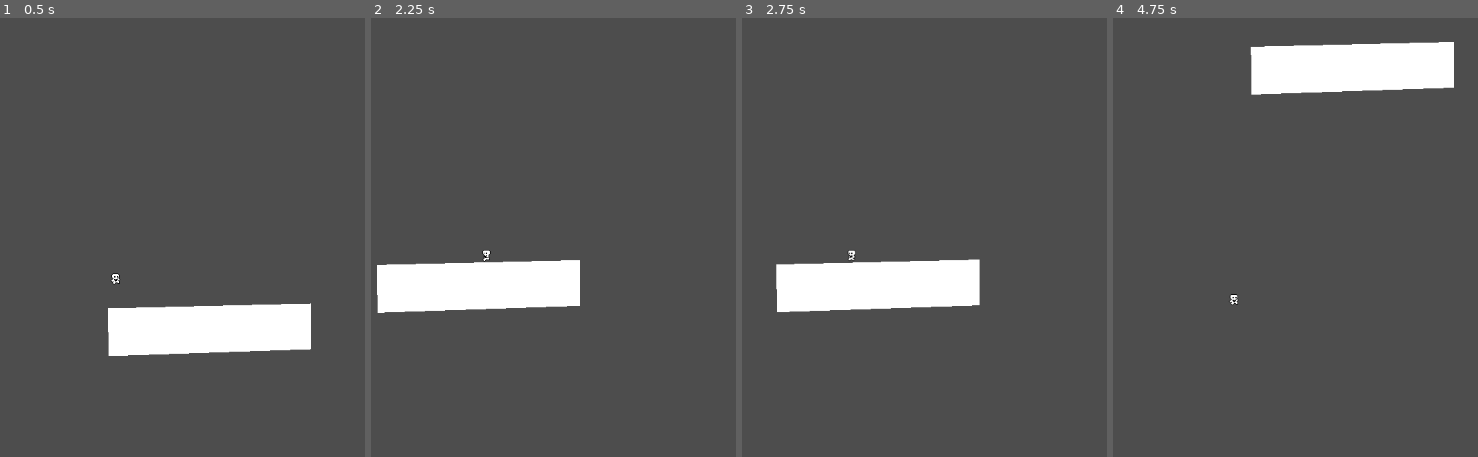
Above: before the commit, frames 1-4 (left to right).
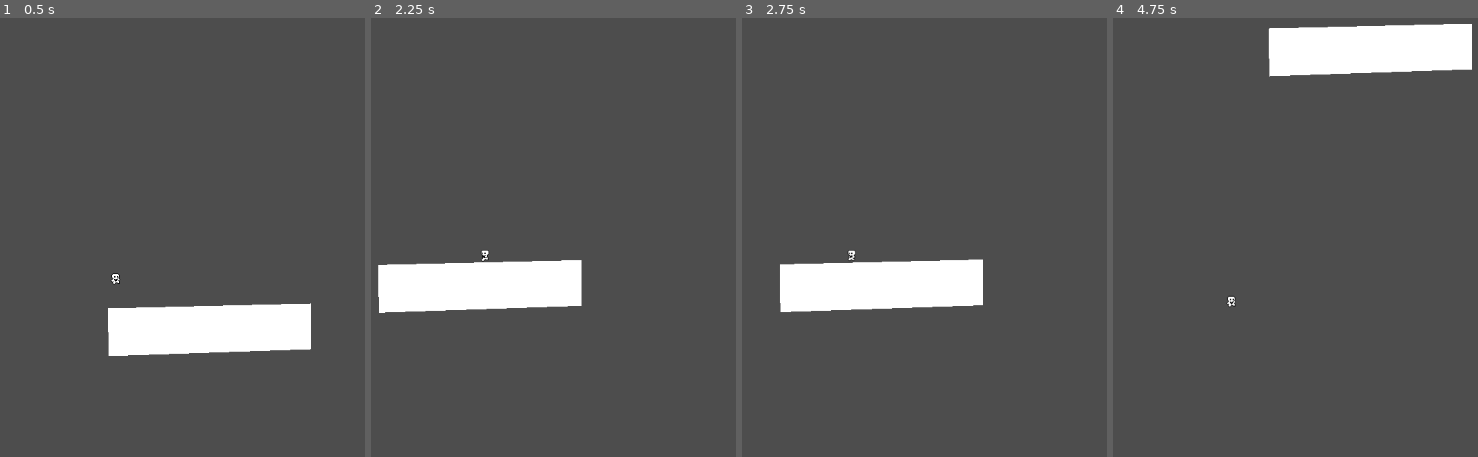
Above: after the commit, the same moments.

Repository: alwong18/AnimalExplorer
Game: Godot game, scene res://Scenes/World.tscn
The game is run twice, just before and just after one commit, with the same random seed, the same clock (stepped at 60 frames per second) and the same inputs. This scene is started directly instead of the project's main scene.
Inputs:
- Up to frame 1 (0.5 s): no input
- Up to frame 2 (2.25 s): hold Right (move_right) 0.53-2.03 s; tap Up (move_up) at 0.6, 0.77, 1.07, 1.35, 1.52, 1.82, 2.1 s; hold Left (move_left) from 2.03 s (still down)
- Up to frame 3 (2.75 s): keep holding Left (move_left)
- Up to frame 4 (4.75 s): tap Up (move_up) at 2.85, 3.02, 3.32, 3.6, 3.77, 4.07, 4.35, 4.52 s; release Left (move_left) at 4.28 s; hold Right (move_right) from 4.28 s (still down)

Frame 1 is identical in both runs. In frame 2, 0.2% of the frame differs, in the area x 1-58%, y 52-68%; in frame 3, 0.2%; in frame 4, 5.4%, in the area x 30-99%, y 1-66%.
Error before the commit: Invalid access to property or key 'jump_velocity' on a base object of type 'Resource (PlayerMovementData)'. (res://Scripts/player.gd:31)
Error after the commit: Invalid access to property or key 'jump_velocity' on a base object of type 'Resource (PlayerMovementData)'. (res://Scripts/player.gd:46)

Commit message:
doble/wall jump
vid 4

Diff:
--- a/DefaultMovementData.tres
+++ b/DefaultMovementData.tres
@@ -5,8 +5,9 @@
 [resource]
 script = ExtResource("1_06124")
 speed = 100.0
-acceleration = 800.0
+acceleration = 1000.0
 friction = 1000.0
 junp_velocity = -250.0
 gravity_scale = 1.0
 air_resistance = 200.0
+air_acceleration = 400.0
--- a/FasterMovementData.tres
+++ b/FasterMovementData.tres
@@ -8,3 +8,6 @@
 acceleration = 1000.0
 friction = 1000.0
 junp_velocity = -350.0
+gravity_scale = 1.0
+air_resistance = 200.0
+air_acceleration = 400.0
--- a/PlayerMovementData.gd
+++ b/PlayerMovementData.gd
@@ -7,3 +7,4 @@
 @export var junp_velocity = -300.0
 @export var gravity_scale = 1.0
 @export var air_resistance = 200.0
+@export var air_acceleration = 400.0
--- a/Scenes/World.tscn
+++ b/Scenes/World.tscn
@@ -3,8 +3,6 @@
 [ext_resource type="PackedScene" uid="uid://b5doxaq34uvii" path="res://Scenes/player.tscn" id="1_e5v70"]
 
 [node name="World" type="Node"]
-
-[node name="Player" parent="." instance=ExtResource("1_e5v70")]
 
 [node name="StaticBody2D" type="StaticBody2D" parent="."]
 
@@ -14,3 +12,5 @@
 
 [node name="Polygon2D" type="Polygon2D" parent="StaticBody2D/CollisionPolygon2D"]
 polygon = PackedVector2Array(-129, 22, 164, 15, 164, 81, -128, 91)
+
+[node name="Player" parent="." instance=ExtResource("1_e5v70")]
--- a/Scripts/player.gd
+++ b/Scripts/player.gd
@@ -2,6 +2,8 @@
 
 @export var movement_data : PlayerMovementData
 
+var air_jump = false
+var just_wall_jumped = false
 var gravity = ProjectSettings.get_setting("physics/2d/default_gravity")
 
 @onready var animated_sprite_2d = $AnimatedSprite2D
@@ -9,9 +11,11 @@
 
 func _physics_process(delta):
 	apply_gravity(delta)
+	handle_wall_jump()
 	handle_jump()
 	var input_axis = Input.get_axis("move_left", "move_right")
 	handle_acceleration(input_axis, delta)
+	handle_air_acceleration(input_axis, delta)
 	apply_friction(input_axis, delta)
 	apply_air_resistance(input_axis, delta)
 	update_animations(input_axis)
@@ -20,12 +24,23 @@
 	var just_left_ledge = was_on_floor and not is_on_floor() and velocity.y >= 0
 	if just_left_ledge:
 		coyote_jump_timer.start()
+	just_wall_jumped = false
 
 func apply_gravity(delta):
 	if not is_on_floor():
 		velocity.y += gravity * movement_data.gravity_scale * delta
 
+func handle_wall_jump():
+	if not is_on_wall_only(): return
+	var wall_normal = get_wall_normal()
+	if Input.is_action_just_pressed("move_up"):
+		velocity.x = wall_normal.x * movement_data.speed
+		velocity.y = movement_data.jump_velocity
+		just_wall_jumped = true
+
 func handle_jump():
+	if is_on_floor(): air_jump = true
+
 	if is_on_floor() or coyote_jump_timer.time_left > 0.0:
 		if Input.is_action_just_pressed("move_up"):
 			velocity.y = movement_data.jump_velocity
@@ -33,9 +48,19 @@
 			if Input.is_action_just_released("move_up") and velocity.y < movement_data.jump_velocity / 2:
 				velocity.y = movement_data.jump_velocity / 2
 
+			if Input.is_action_just_pressed("move_up") and air_jump and not just_wall_jumped:
+				velocity.y = movement_data.jump_velocity * 0.8
+				air_jump = false
+
 func handle_acceleration(input_axis, delta):
+	if not is_on_floor(): return
 	if input_axis != 0:
 		velocity.x = move_toward(velocity.x, movement_data.speed * input_axis, movement_data.acceleration * delta)
+
+func handle_air_acceleration(input_axis, delta):
+	if is_on_floor(): return
+	if input_axis != 0:
+		velocity.x = move_toward(velocity.x, movement_data.speed * input_axis, movement_data.air_acceleration * delta)
 
 func apply_friction(input_axis, delta):
 	if input_axis == 0 and is_on_floor():
--- a/SlowerMovementData.tres
+++ b/SlowerMovementData.tres
@@ -9,3 +9,5 @@
 friction = 800.0
 junp_velocity = -250.0
 gravity_scale = 0.5
+air_resistance = 200.0
+air_acceleration = 400.0
Not shown: 1 places in FasterMovementData.tres that only renumber resources
Not shown: 1 places in SlowerMovementData.tres that only renumber resources
